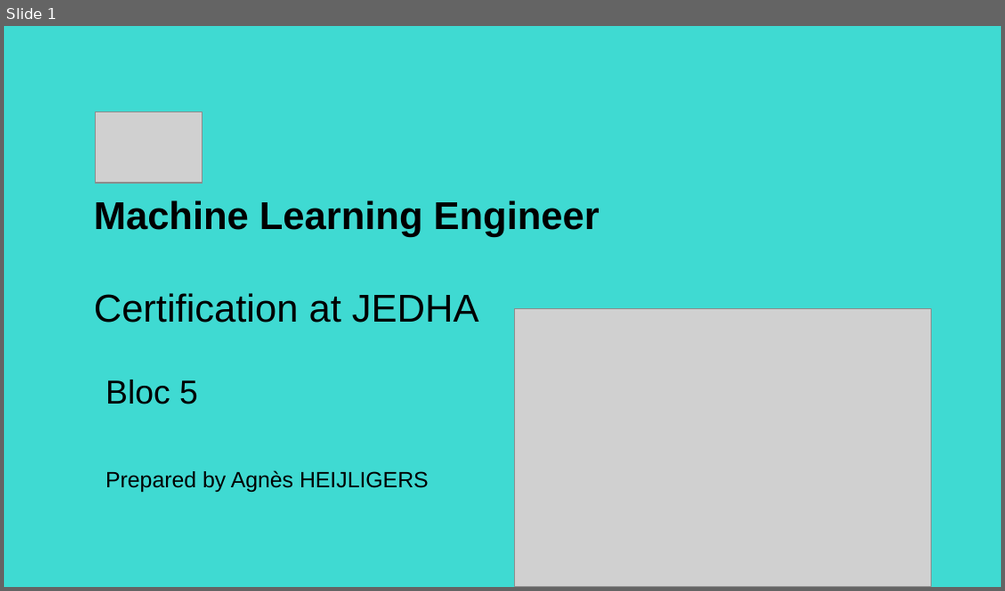
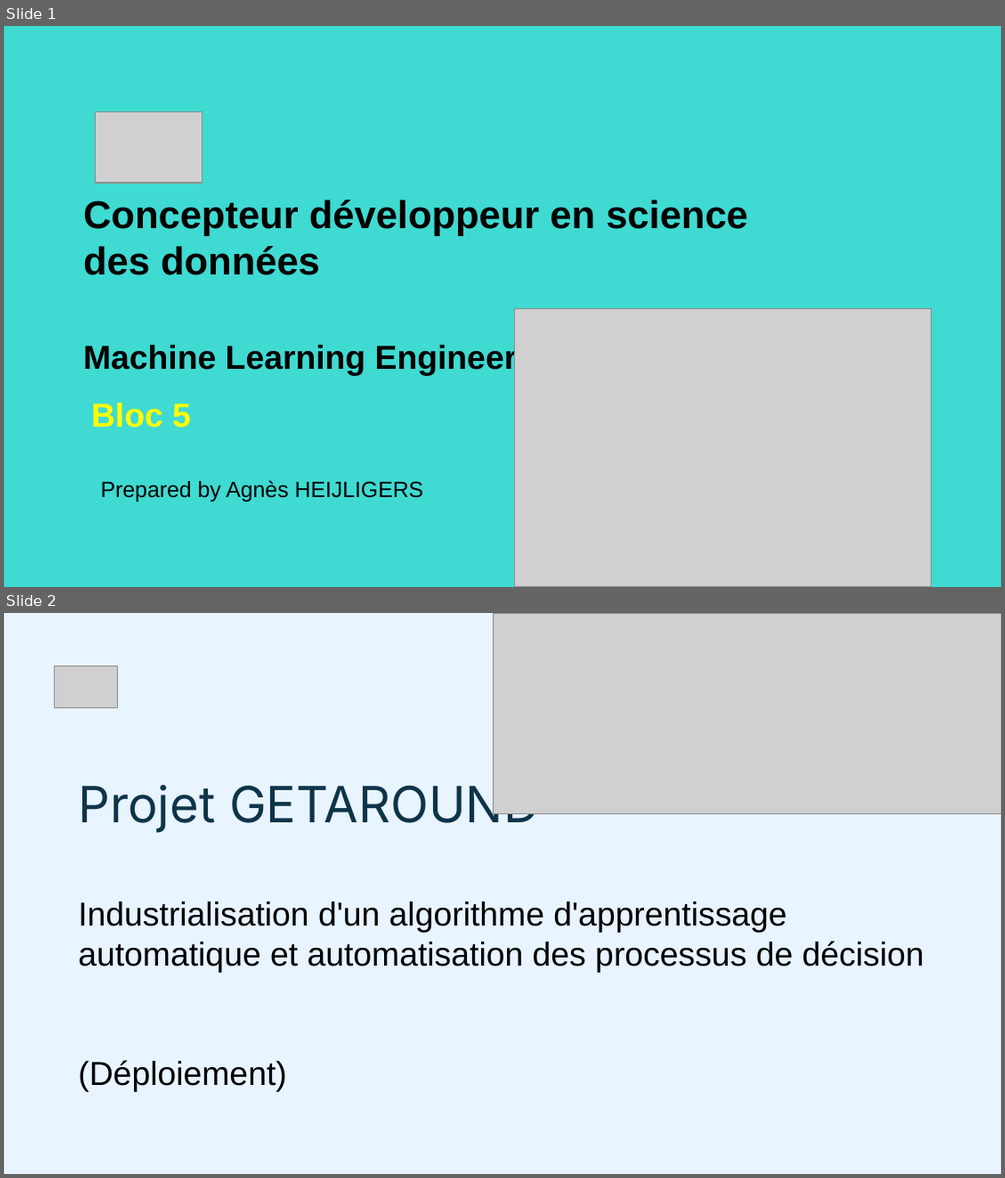
Before and after one commit to AgaHei/getaround-pricing-api, a slide deck: Getaround_Project_AH.pptx. Shown one above the other, each under a label of ours: slide 1 before the commit, slides 1 and 2 after it. The pictures are 1005x591 and 1005x1178 pixels, drawn with LibreOffice and Linux fonts; fonts in the diff are those of the drawing; grey boxes stand for pictures. Boxes give left, top, right and bottom in pixels: in the first picture for what was removed or moved away, otherwise in the second. Text is boxed around its words. In the diff, an @@ line names an element or a change of style, - is before the commit and + after.

```diff
--- a/Getaround_Project_AH.pptx
+++ b/Getaround_Project_AH.pptx
@@ slide 2 added at [4, 613, 1001, 1174], background #E8F4FF @@
@@ picture added at [494, 613, 1001, 813] @@
@@ picture added at [55, 666, 118, 707] @@
@@ title added at [78, 780, 924, 1092], 24 pt, text #000000 @@
+Projet GETAROUND
+Industrialisation d'un algorithme d'apprentissage automatique et automatisation des processus de décision
+(Déploiement)
@@ slide 1 changed as well @@
@@ title at [83, 200, 748, 376]: text changed @@
-Machine Learning Engineer
-Certification at JEDHA
+Concepteur développeur en science des données
+Machine Learning Engineer
@@ title "Bloc 5": place and size @@
-title "Bloc 5" at [105, 379, 198, 404]
+title "Bloc 5" at [91, 402, 191, 427]
@@ title "Bloc 5" at [91, 402, 191, 427]: text colour #000000 to #FFFF00, bold on @@
@@ text "Prepared by Agnès HEIJLIGERS": place and size @@
-text "Prepared by Agnès HEIJLIGERS" at [105, 470, 429, 491]
+text "Prepared by Agnès HEIJLIGERS" at [101, 480, 424, 501]
```
Also in this commit, not shown: 5 other slides changed, 6 other slides added, 7 slides removed, 6 other files.
